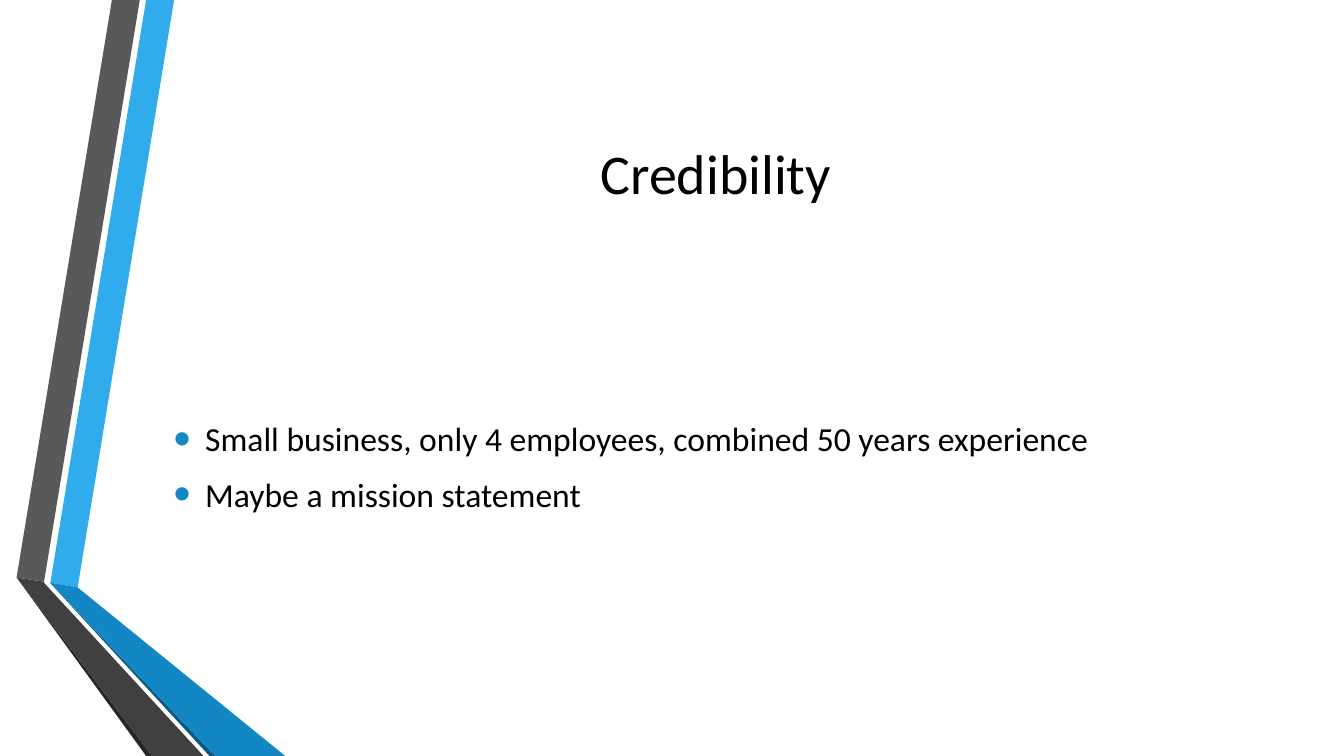
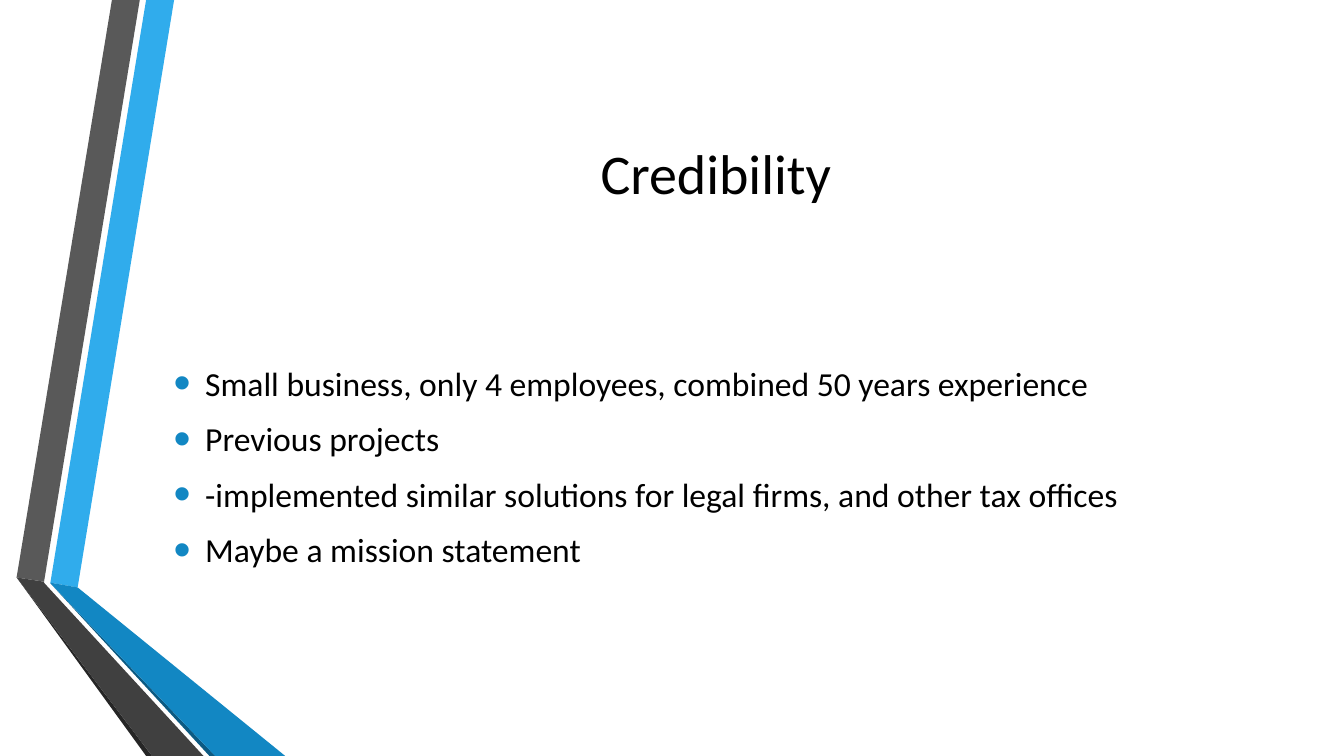
Before and after one commit to CalhounC357/4800_Tax_Boss, a slide deck: slide 2 of De La Riva, Bennett, Calhoun, Young; Tax_Boss.pptx. Drawn at 1344x756 pixels with LibreOffice and Linux fonts; fonts in the diff are those of the drawing; background and template pictures are left out. Boxes give left, top, right and bottom in pixels: in the first picture for what was removed or moved away, otherwise in the second. Text is boxed around its words. In the diff, an @@ line names an element or a change of style, - is before the commit and + after.

```diff
--- a/De La Riva, Bennett, Calhoun, Young; Tax_Boss.pptx
+++ b/De La Riva, Bennett, Calhoun, Young; Tax_Boss.pptx
@@ text at (x1=205, y1=428, x2=1118, y2=513): paragraphs added @@
+• Previous projects
+• -implemented similar solutions for legal firms, and other tax offices
```
Also in this commit, not shown: 4 other slides changed, 2 slides added, 1 slide removed.
